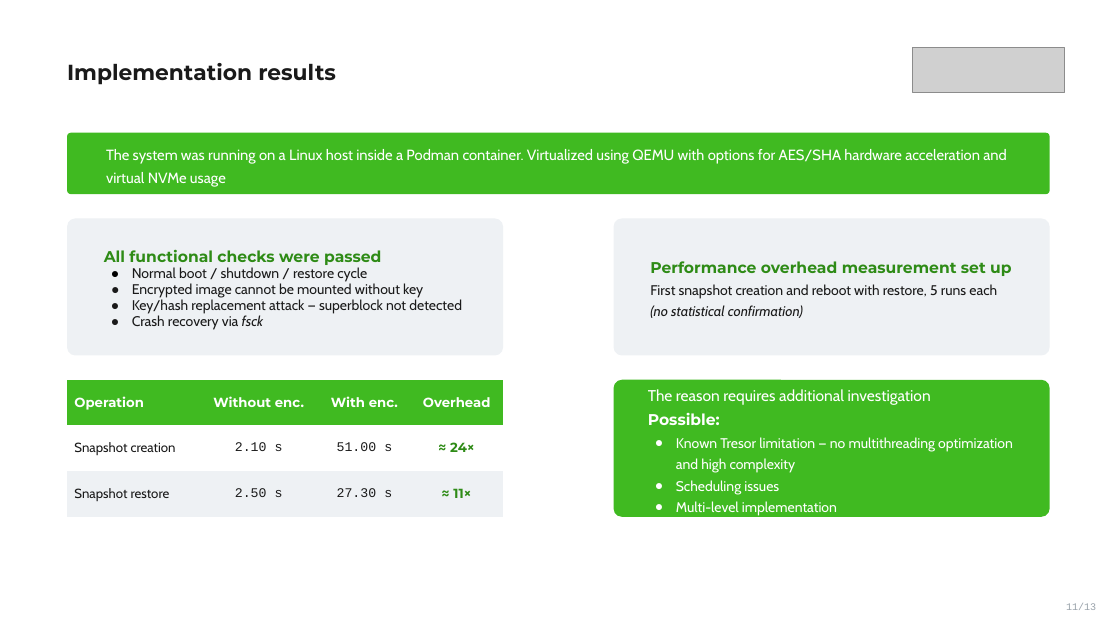
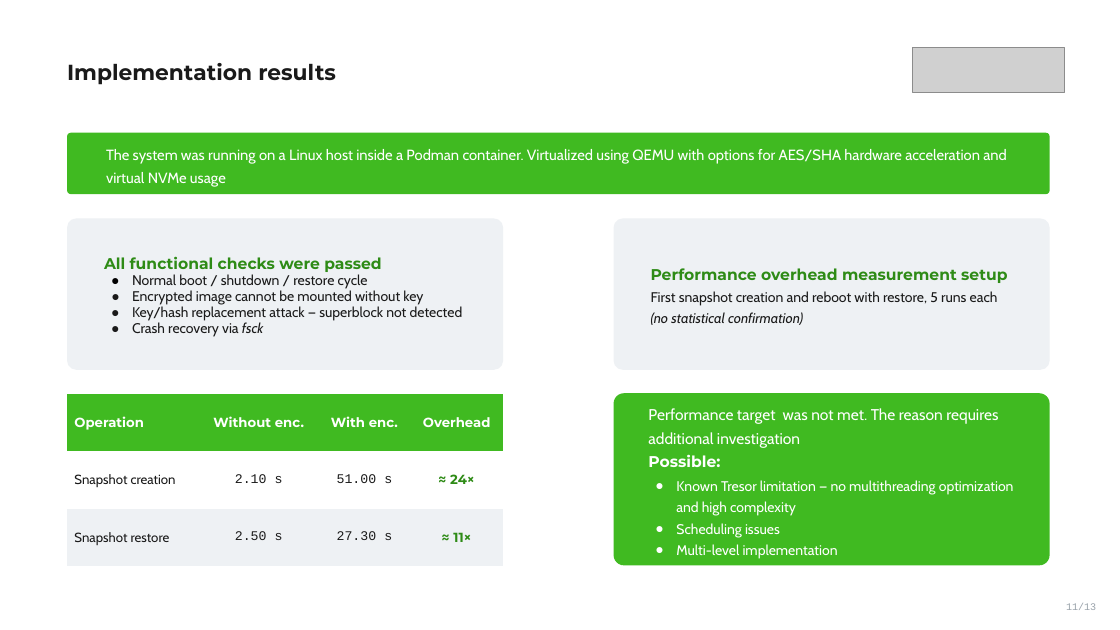
Before and after one commit to VoronM1522/Thesis_draft, a slide deck: slide 12 of presentation/slides_main.pptx (slide 11 before the commit). Drawn at 1120x630 pixels with LibreOffice and Linux fonts; fonts in the diff are those of the drawing; grey boxes stand for pictures. Boxes give left, top, right and bottom in pixels: in the first picture for what was removed or moved away, otherwise in the second. Text is boxed around its words. In the diff, an @@ line names an element or a change of style, - is before the commit and + after.

```diff
--- a/presentation/slides_main.pptx
+++ b/presentation/slides_main.pptx
@@ rounded rectangle "All functional checks were passed" resized from (x1=67, y1=218, x2=503, y2=356) to (x1=67, y1=218, x2=503, y2=370) @@
@@ rounded rectangle "Performance overhead measurement setup" resized from (x1=614, y1=218, x2=1050, y2=356) to (x1=614, y1=218, x2=1050, y2=370) @@
@@ text in rounded rectangle at (x1=651, y1=268, x2=1007, y2=283): spaces changed @@
-Performance overhead measurement set up
+Performance overhead measurement setup
@@ table moved from (x1=67, y1=380, x2=503, y2=563) to (x1=67, y1=394, x2=503, y2=578) @@
@@ rounded rectangle "Performance target was not met. ..." resized from (x1=614, y1=380, x2=1050, y2=517) to (x1=614, y1=393, x2=1050, y2=565) @@
@@ text in rounded rectangle at (x1=648, y1=408, x2=998, y2=448): text changed @@
-The reason requires additional investigation
+Performance target was not met. The reason requires additional investigation
```
Also in this commit, not shown: 7 other slides changed, 1 slide added, 1 other file.
